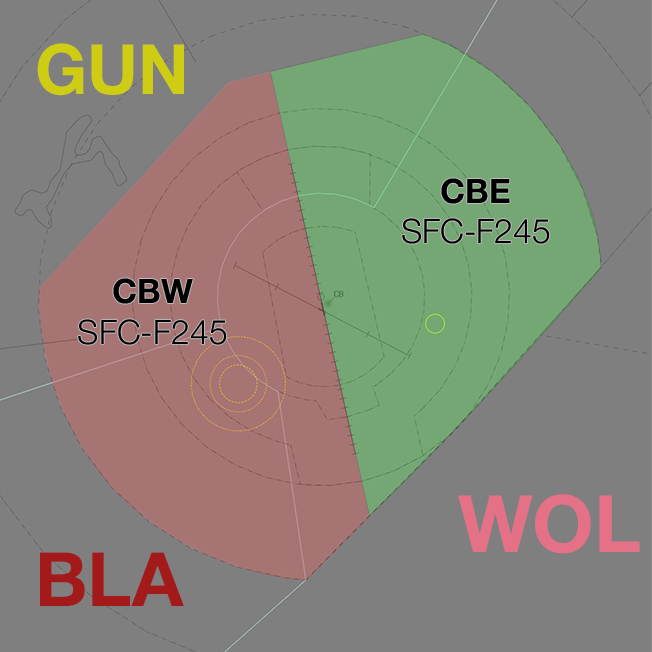
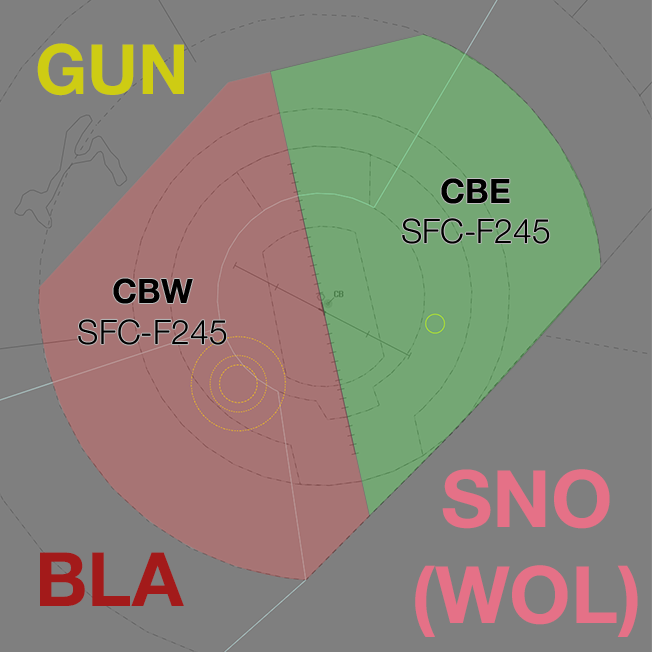
The second 652x652 image is a revision of the first. Changes to its layers:
renamed "WOL" to "SNO (WOL)", painted on it over box(415, 469, 640, 637)